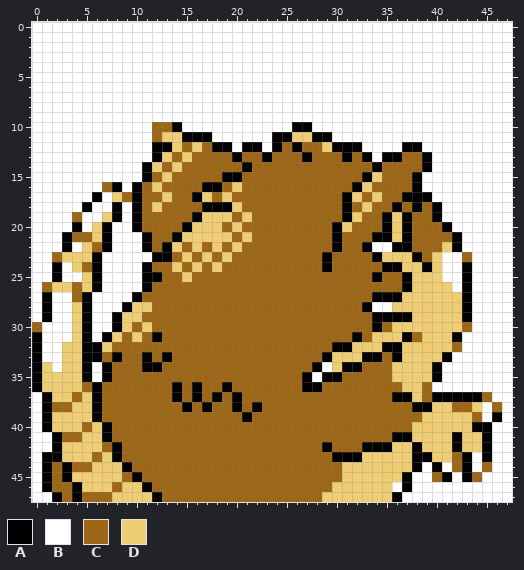
File history of a pixel-art sprite, gfx/pokemon/raticate/back.png. Above is the file before it was changed.
The file is 48x48 pixels.
Palette (. is transparent): A #000000  B #ffffff  C #9d6716  D #efce73
Pixels before, first column x 0:
 0 BBBBBBBBBBBBBBBBBBBBBBBBBBBBBBBBBBBBBBBBBBBBBBBB
 1 BBBBBBBBBBBBBBBBBBBBBBBBBBBBBBBBBBBBBBBBBBBBBBBB
 2 BBBBBBBBBBBBBBBBBBBBBBBBBBBBBBBBBBBBBBBBBBBBBBBB
 3 BBBBBBBBBBBBBBBBBBBBBBBBBBBBBBBBBBBBBBBBBBBBBBBB
 4 BBBBBBBBBBBBBBBBBBBBBBBBBBBBBBBBBBBBBBBBBBBBBBBB
 5 BBBBBBBBBBBBBBBBBBBBBBBBBBBBBBBBBBBBBBBBBBBBBBBB
 6 BBBBBBBBBBBBBBBBBBBBBBBBBBBBBBBBBBBBBBBBBBBBBBBB
 7 BBBBBBBBBBBBBBBBBBBBBBBBBBBBBBBBBBBBBBBBBBBBBBBB
 8 BBBBBBBBBBBBBBBBBBBBBBBBBBBBBBBBBBBBBBBBBBBBBBBB
 9 BBBBBBBBBBBBBBBBBBBBBBBBBBBBBBBBBBBBBBBBBBBBBBBB
10 BBBBBBBBBBBBCCABBBBBBBBBBBAABBBBBBBBBBBBBBBBBBBB
11 BBBBBBBBBBBBCDDAAABBBBBBAADDAABBBBBBBBBBBBBBBBBB
12 BBBBBBBBBBBBAADCDCAABAABACACCDAAABBBBAABBBBBBBBB
13 BBBBBBBBBBBBADCDCCCCACCACCCACCCACABAACCABBBBBBBB
14 BBBBBBBBBBBADCDCCCCCCACCCCCCCCCCCCACCCCABBBBBBBB
15 BBBBBBBBBBBACDCCCCCAACCCCCCCCCCCCADCCCABBBBBBBBB
16 BBBBBBBCABACDCCCCAACDCCCCCCCCCCCADCCCCABBBBBBBBB
17 BBBBBBABDCACCDCCADCDCCCCCCCCCCCADCDCCAAABBBBBBBB
18 BBBBBABBABACDCCCCAAADCCCCCCCCCCACDCCACACABBBBBBB
19 BBBBCBBDABACCCCCADDDCDCCCCCCCCCADCCADACCABBBBBBB
20 BBBBABDABBACCCCADDDCDCCCCCCCCCADCCCADACCCABBBBBB
21 BBBACCDABBBACCADDDDDCDCCCCCCCCACCCAADACCCCABBBBB
22 BBBABDCABBBACADCDCDCDCCCCCCCCCACCABBAACCCDABBBBB
23 BBCDDDABBBBBAACDCDCDCCCCCCCCCACCCCADDDACDBBCBBBB
24 BBABDCABBBBACCDCDCDCCCCCCCCCCACCCCCAADDADBBABBBB
25 BBABBDABBBBAACCDCCCCCCCCCCCCCCCCCCACCADDDBBABBBB
26 BCDDCDABBBBACCCCCCCCCCCCCCCCCCCCCCCCCADDDDBABBBB
27 BABBCABBBBACCCCCCCCCCCCCCCCCCCCCCCAAADDDDDDABBBB
28 BABBDABBBADDCCCCCCCCCCCCCCCCCCCCCABBDDDDDDDABBBB
29 BABBDABBADDCCCCCCCCCCCCCCCCCCCCCCCAAAADDDDDABBBB
30 CBBBDABBADCDCCCCCCCCCCCCCCCCCCCCCCACDDDDDDDCBBBB
31 ABBBDABADCDCACCCCCCCCCCCCCCCCCCCACDDDACDDDABBBBB
32 ABBDDAADCCCCCCCCCCCCCCCCCCCCCCAADDDAADDDDDCBBBBB
33 ABBDDAACACCACACCCCCCCCCCCCCCCADDDAACADDDDABBBBBB
34 ADBDDABACCCAACCCCCCCCCCCCCCCABDAACCCDDDDABBBBBBB
35 ADDDDABACCCCCCCCCCCCCCCCCCCABAACCCCCDDDDABBBBBBB
36 ADDDDCACCCCCCCACACCACCCCCCCAACCCCCCCCDDCBBBBBBBB
37 BADDCDACCCCCCCACACACACCCCCCCCCCCCCCCAADCAAAAACBB
38 BACCDDACCCCCCCCACACCACACCCCCCCCCCCCCCCAADDCCDBCB
39 BADDDDACCCCCCCCCCCCCCACCCCCCCCCCCCCCCCCDDDDDCBAB
40 BADDDCDACCCCCCCCCCCCCCCCCCCCCCCCCCCCCCDDDDDDAABB
41 BBACCDDACCCCCCCCCCCCCCCCCCCCCCCCCCCCAADDDDADDABB
42 BBADDDDCACCCCCCCCCCCCCCCCCCCCACCCAAADDADDDADDABB
43 BAADDDCDACCCCCCCCCCCCCCCCCCCCCAAADDDDDAADDCABABB
44 BACACCDDDACCCCCCCCCCCCCCCCCCCCCDDDDDDDABABCABCBB
45 BACADDDDDCACCCCCCCCCCCCCCCCCCCCDDDDDDABBCABACBBB
46 BACCADDDCDDACCCCCCCCCCCCCCCCCCDDDDDDBABBBBBBBBBB
47 BBACACCCDDDDACCCCCCCCCCCCCCCCDDDDDDDABBBBBBBBBBB
And afterwards:
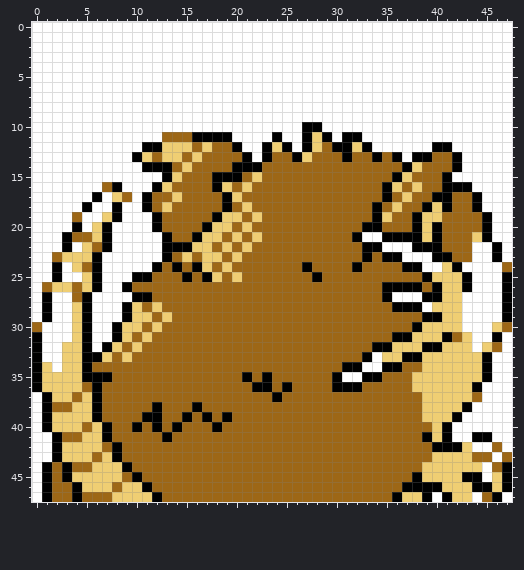
The exact change:
Changed rows in their new state; - is an unchanged pixel.
first column x 1:
10 -----------BBB-----------B-A-------------------
11 -----------BCCC--AA-----BBAD--AA---------------
12 ----------A-D-DCDCCABBADABADC--DA---BB-AA------
13 ---------ADC-DCD---CAB---AD-----CAC-BA-CCA-----
14 -----------AACD----A-A-----------C--ADCCCA-----
15 ----------BBAD---A---D----------CC-ADCCCA------
16 ---------BBAD---C-DCD----------CC-AD-DCCAAA----
17 ---------BA-CD-CC-AD----------CC-CA-DCCAACCA---
18 ---------BACD---CC-CD---------C-CA-D-CADACCA---
19 ---------BBA---CCA-DCD--------CC-ADCCADDCCCCA--
20 ---------BBA--CCA-DCD--------CC-AACCCADACCCCA--
21 ----------BBACCA--CDCD-------C-ABB-A-ADA-CCDA--
22 ----------BB-AA-DCDCD--------C---A-BBAAACCC--A-
23 -----------B-----DCD--------C---ACAABBBAAC---A-
24 ----------BA-A-ADCD-------A-C--A--CCAABBDAB---C
25 ---------A-C--A-AD-D-------A-----C--CCA-DD----A
26 --------ACC-----------------------AA-ACA-D----A
27 ----------A----------------------C-BBBAA--B---A
28 ----------CD--------------------CCCAAAB---B---A
29 -------BA-D-D--------------------CCCCCAA--B---A
30 ---------DCD---------------------C-CCA----B--DC
31 ------BADCDC-------------------C-CCA-D--ACD--A-
32 -----BAD-D-------------------CCCCA-D--AA-DD-DC-
33 ------DCD-C-C---------------CCCC-BDDAA--DDDDA--
34 -----CC---CC---------------CCC--BBAACC-DDDDDA--
35 -----A--------------A-A---CCC-BBAA-CC--DDDDDA--
36 -------------C-C--C--AA-A-CC-AAA----C-DDDDDA---
37 -------------C-C-C-C---A-----------CCCDDDDDCB--
38 -----------A--CAC--C-C---------------CD--DAB-B-
39 ----------AA--A-A-A-C--------------------ABB-B-
40 ---------A-A-A---A-------------------CC-ABBBB--
41 ------------A----------------------CCCA-ABBA---
42 ----------------------------C---CCCCCCCAA--BBC-
43 B----------------------------CCCCCCCCCC--DDCC-C
44 ------------------------------CCCCCCCCDDDDDDBCA
45 ------------------------------CCCCCCCADDDD-A-DA
46 -----------------------------CCCCCCC-AAADDDAADA
47 AC--------------------------CCCCCCC-DDA-ADD-CA-
Boxes around the changes in both pictures, in picture pixels (x1, y1, x2, y2):
changed: (92, 122, 512, 502)
changed: (42, 452, 62, 502)
